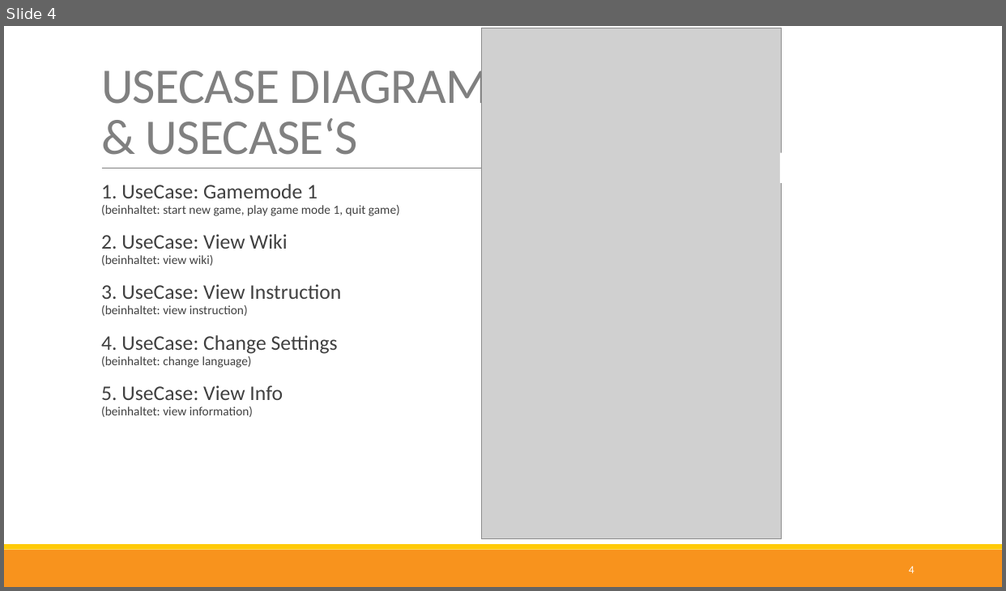
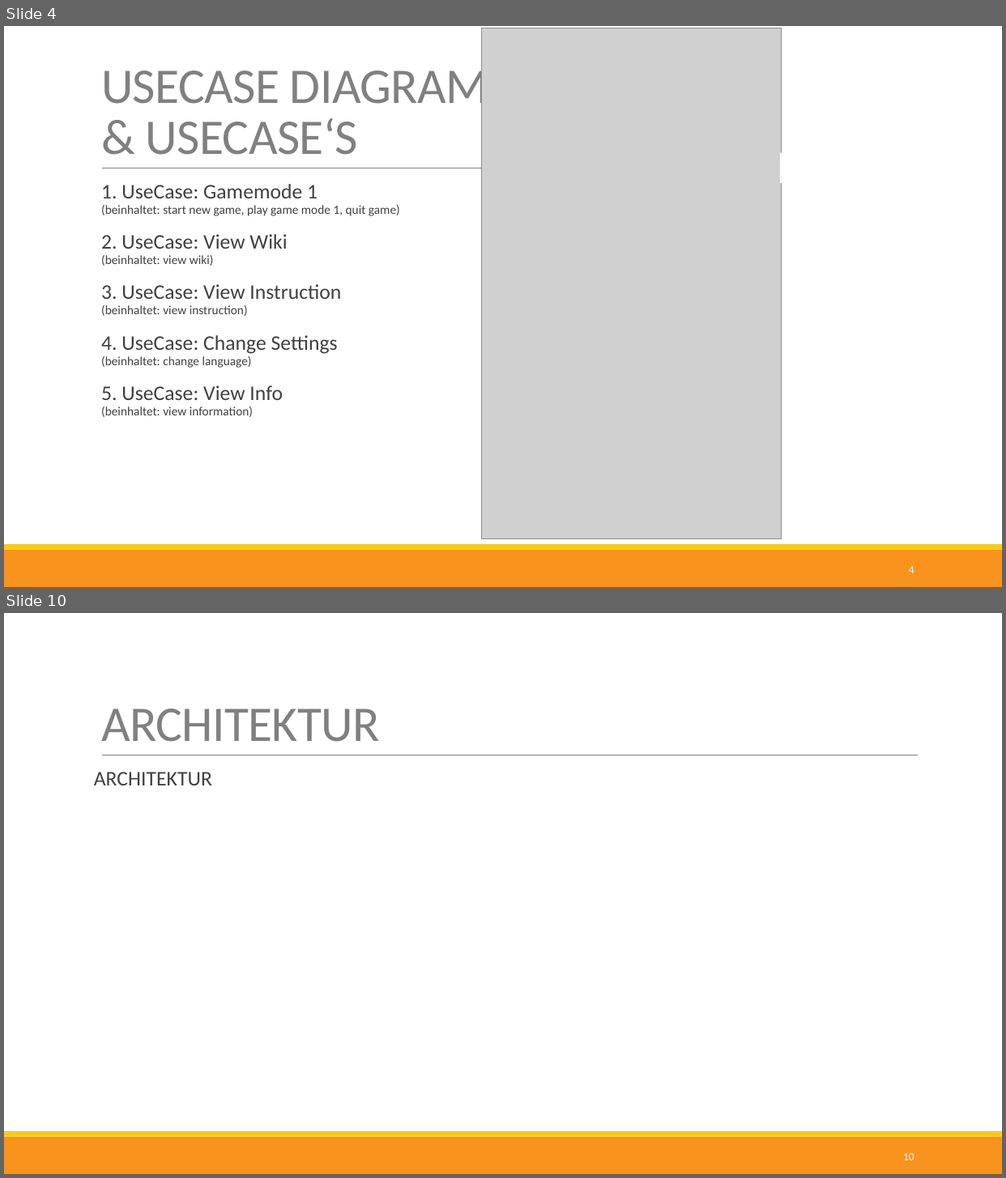
Before and after one commit to nappydevelopment/Nappy-the-ingenious-docs, a slide deck: Midterm-PPP.pptx. Shown one above the other, each under a label of ours: slide 4 before the commit, slides 4 and 10 after it; the slides between them are not shown. The pictures are 1006x591 and 1006x1178 pixels, drawn with LibreOffice and Linux fonts; fonts in the diff are those of the drawing; grey boxes stand for pictures. Boxes give left, top, right and bottom in pixels: in the first picture for what was removed or moved away, otherwise in the second. Text is boxed around its words. In the diff, an @@ line names an element or a change of style, - is before the commit and + after.

```diff
--- a/Midterm-PPP.pptx
+++ b/Midterm-PPP.pptx
@@ slide 10 added at (4, 613, 1002, 1174), background #FFFFFF; not listed: 3 template elements that a slide beside it also shows @@
@@ title added at (101, 709, 380, 742), 48 pt, text #808080 @@
+ARCHITEKTUR
@@ text added at (94, 772, 212, 786), 20 pt, text #404040 @@
+ARCHITEKTUR
@@ page number added at (903, 1153, 914, 1161), 10.5 pt, text #FFFFFF @@
+10
```
Also in this commit, not shown: 5 slides changed, 6 other slides added, 3 slides removed, 1 other file.
